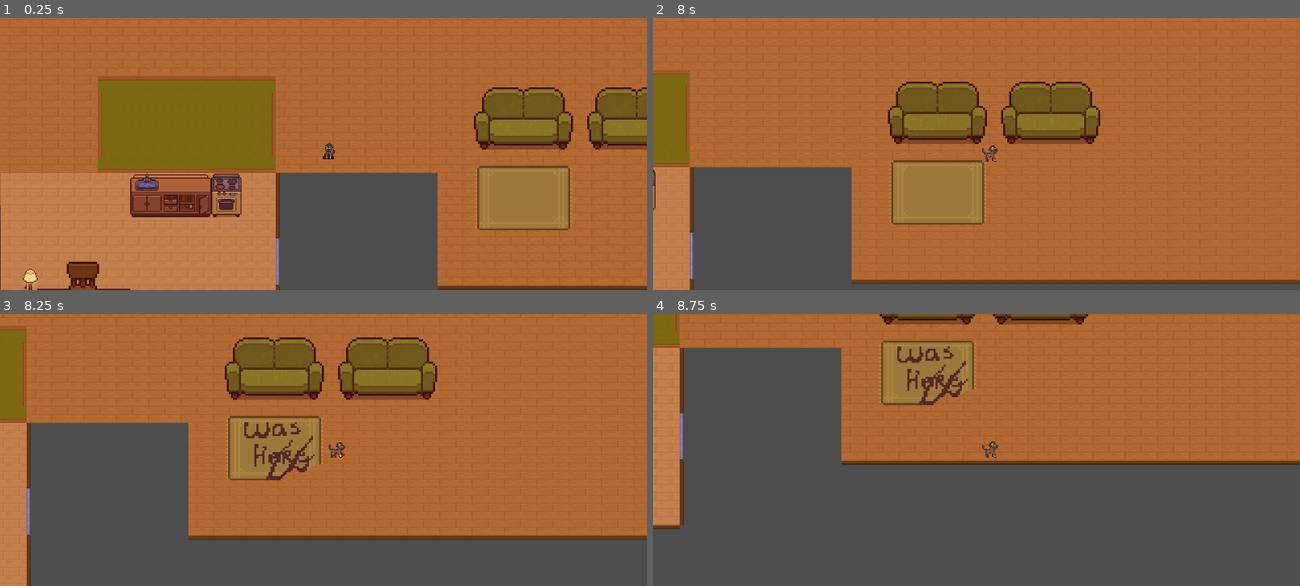
Above: before the commit, frames 1-4 (two rows, left to right).
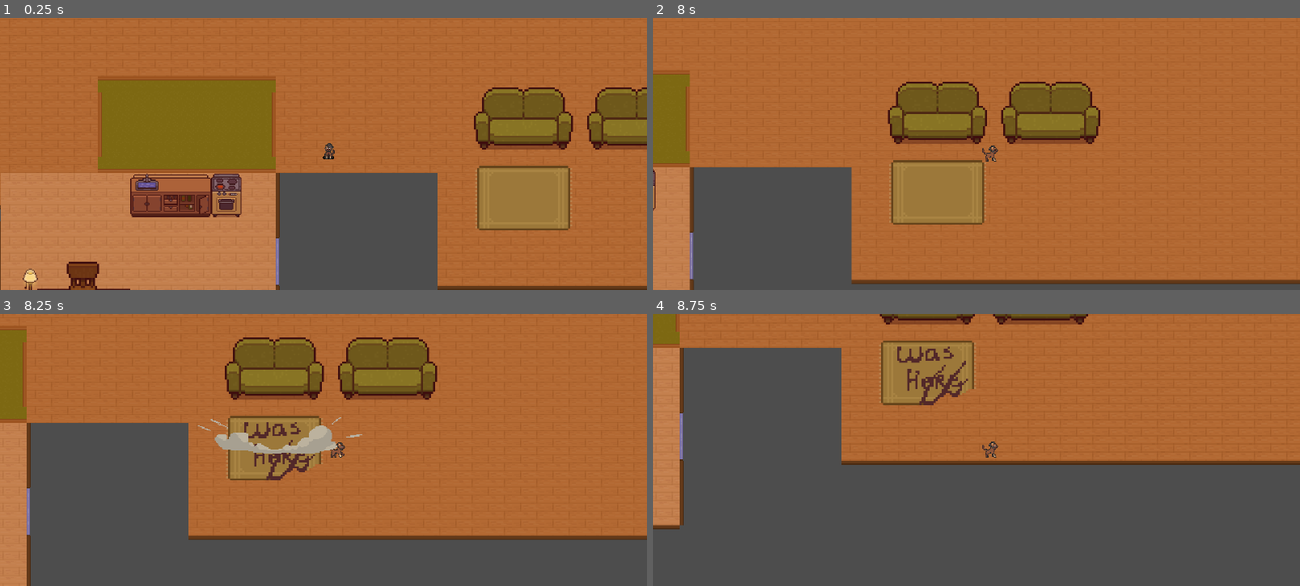
Above: after the commit, the same moments.

Repository: ComittedComitter/Le-Mao
Game: Godot game, scene res://Main.tscn
Same seed, same stepped clock (60 frames per second), same inputs: the game is played once before the commit and once after it.
Inputs:
- Up to frame 1 (0.25 s): no input
- Up to frame 2 (8 s): hold D (right) 0.53-1.28 s; tap Space (wreck_button) every 0.75 s from 0.6 to 7.35 s; hold S (down) 1.28-2.03 s; hold D (right) 2.03-2.78 s; hold W (up) 2.78-3.53 s; hold A (left) 3.53-5.03 s; hold S (down) 5.03-5.78 s; hold D (right) 5.78-6.53 s; hold W (up) 6.53-7.28 s; hold D (right) from 7.28 s (still down)
- Up to frame 3 (8.25 s): release D (right) at 8.03 s; hold S (down) from 8.03 s (still down); tap Space (wreck_button) at 8.1 s
- Up to frame 4 (8.75 s): keep holding S (down)

Frames 1-2 are identical in both runs. In frame 3, 1.0% of the frame differs, in the area x 30-56%, y 37-52%; in frame 4, nothing differs.

Commit message:
Poof animation finally

Diff:
--- a/GameObjects/ChangeFX.tscn
+++ b/GameObjects/ChangeFX.tscn
@@ -1,7 +1,6 @@
-[gd_scene load_steps=16 format=3 uid="uid://cj2lx6llwgllv"]
+[gd_scene load_steps=15 format=3 uid="uid://cj2lx6llwgllv"]
 
 [ext_resource type="Texture2D" uid="uid://dsc4rxk12aq8t" path="res://Assets/Dust/BIG IMPACT SMOKE.png" id="1_4rjch"]
-[ext_resource type="Script" path="res://Scripts/ChangeFX.gd" id="2_rouxj"]
 
 [sub_resource type="AtlasTexture" id="AtlasTexture_lqglb"]
 atlas = ExtResource("1_4rjch")
@@ -55,6 +54,9 @@
 animations = [{
 "frames": [{
 "duration": 1.0,
+"texture": null
+}, {
+"duration": 1.0,
 "texture": SubResource("AtlasTexture_lqglb")
 }, {
 "duration": 1.0,
@@ -89,16 +91,18 @@
 }, {
 "duration": 1.0,
 "texture": SubResource("AtlasTexture_ij8ar")
+}, {
+"duration": 1.0,
+"texture": null
 }],
-"loop": true,
+"loop": false,
 "name": &"poof",
 "speed": 30.0
 }]
 
-[node name="AnimatedSprite2D" type="AnimatedSprite2D"]
+[node name="poof" type="AnimatedSprite2D"]
 z_index = 10
 position = Vector2(0, 24)
 sprite_frames = SubResource("SpriteFrames_vwydv")
 animation = &"poof"
 offset = Vector2(0, -24)
-script = ExtResource("2_rouxj")
--- a/GameObjects/cat.tscn
+++ b/GameObjects/cat.tscn
@@ -1,8 +1,7 @@
-[gd_scene load_steps=63 format=3 uid="uid://48225o6p4g2e"]
+[gd_scene load_steps=62 format=3 uid="uid://48225o6p4g2e"]
 
 [ext_resource type="Script" path="res://Scripts/cat.gd" id="1_oqd8u"]
 [ext_resource type="Texture2D" uid="uid://cau8vtoaqtvq1" path="res://Assets/cat-walking.png" id="2_8mu43"]
-[ext_resource type="PackedScene" uid="uid://cj2lx6llwgllv" path="res://GameObjects/ChangeFX.tscn" id="2_ayhvn"]
 [ext_resource type="Texture2D" uid="uid://bxtiblgybmubq" path="res://Assets/lmao attack.png" id="2_esua4"]
 [ext_resource type="Texture2D" uid="uid://c7oja2gqfokwd" path="res://Assets/idle.png" id="3_dljy6"]
 [ext_resource type="Texture2D" uid="uid://bfil2aqefp3w5" path="res://Assets/cat-walking-hatside.png" id="5_0mhsx"]
@@ -431,10 +430,3 @@
 scale = Vector2(2, 2)
 sprite_frames = SubResource("SpriteFrames_6h1fx")
 animation = &"Idle"
-
-[node name="Poof_Animation" parent="." instance=ExtResource("2_ayhvn")]
-unique_name_in_owner = true
-visible = false
-script = null
-
-[connection signal="animation_finished" from="Poof_Animation" to="." method="_on_poof_animation_animation_finished"]
--- a/Main.tscn
+++ b/Main.tscn
@@ -12,6 +12,7 @@
 [ext_resource type="PackedScene" uid="uid://dwj5cphbuir7n" path="res://GameObjects/kitchen_counter_with_sink.tscn" id="10_82h8f"]
 [ext_resource type="PackedScene" uid="uid://bixdrtsnjxolk" path="res://GameObjects/stove.tscn" id="11_kshim"]
 [ext_resource type="PackedScene" uid="uid://df542kabhkyu" path="res://GameObjects/lamp.tscn" id="12_27p3y"]
+[ext_resource type="PackedScene" uid="uid://cj2lx6llwgllv" path="res://GameObjects/ChangeFX.tscn" id="13_8pnhq"]
 
 [node name="MasterNode" type="Node2D"]
 
@@ -68,3 +69,6 @@
 
 [node name="Chair_front3" parent="." instance=ExtResource("9_rrhur")]
 position = Vector2(220, 570)
+
+[node name="poof" parent="." instance=ExtResource("13_8pnhq")]
+unique_name_in_owner = true
--- a/Scripts/ChangeFX.gd
+++ /dev/null
@@ -1,11 +0,0 @@
-extends AnimatedSprite2D
-
-
-# Called when the node enters the scene tree for the first time.
-func _ready():
-	play("poof")
-
-
-# Called every frame. 'delta' is the elapsed time since the previous frame.
-func _process(delta):
-	pass
--- a/Scripts/cat.gd
+++ b/Scripts/cat.gd
@@ -5,7 +5,8 @@
 const reach = 60
 
 @onready var cat_animation = $Cat_Animation
-@onready var poof_animation = %Poof_Animation
+@onready var poof_animation = %poof
+
 
 var objects_to_check
 var nearest_obj_distance = 0
@@ -36,7 +37,7 @@
 		if nearest_object != null:
 			if nearest_obj_distance < reach:
 				if nearest_object.has_method("wreck"):
-					poof_animation.position = nearest_object.get_position()
+					poof_animation.set_position(nearest_object.get_position())
 					poof_animation.visible = true
 					poof_animation.play("poof")
 					nearest_object.wreck()
Not shown: 1 places in Main.tscn that only renumber resources
